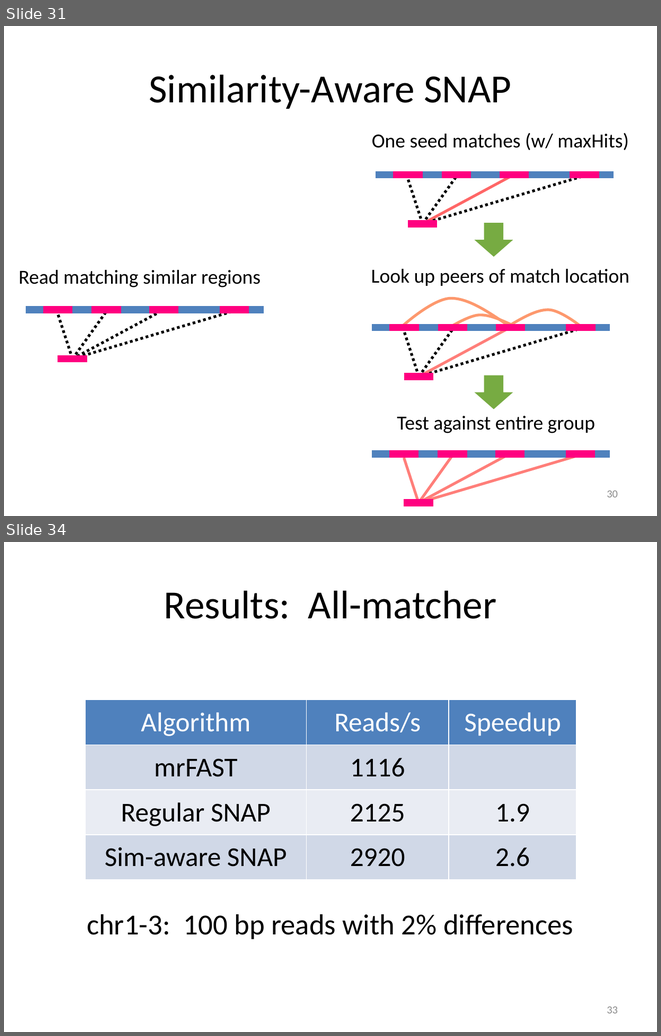
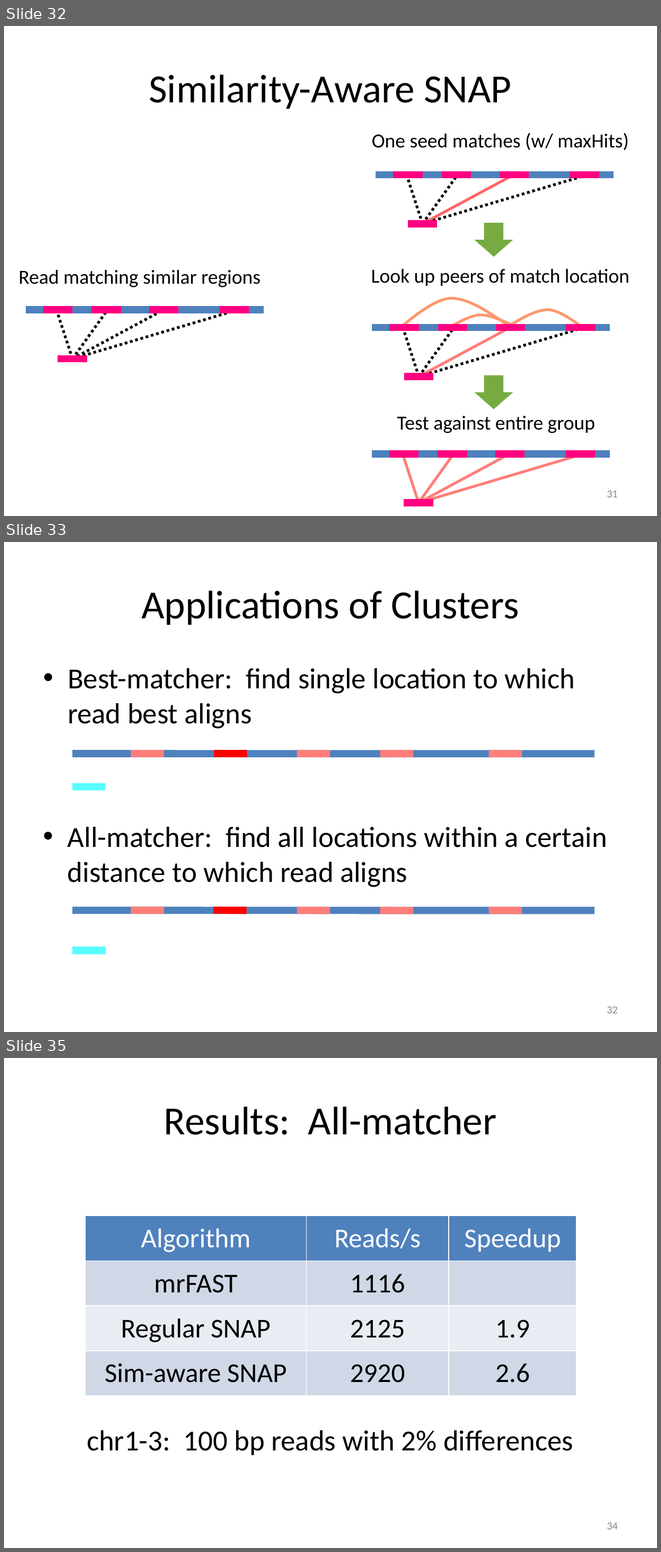
Before and after one commit to kristalcurtis/quals, a slide deck: slides/11.26.12 Quals (v2a).pptx. Shown one above the other, each under a label of ours: slides 31 and 34 before the commit, slides 32, 33 and 35 after it; the slides between them are not shown. The pictures are 661x1036 and 661x1552 pixels, drawn with LibreOffice and Linux fonts; fonts in the diff are those of the drawing. Boxes give left, top, right and bottom in pixels: in the first picture for what was removed or moved away, otherwise in the second. Text is boxed around its words. In the diff, an @@ line names an element or a change of style, - is before the commit and + after.

```diff
--- a/slides/11.26.12 Quals (v2a).pptx
+++ b/slides/11.26.12 Quals (v2a).pptx
@@ slide 33 added at (4, 542, 657, 1032), background #FFFFFF @@
@@ title added at (141, 590, 519, 625), 44 pt, text #000000 @@
+Applications of Clusters
@@ text added at (68, 668, 575, 729), 32 pt, text #000000 @@
+• Best-matcher: find single location to which read best aligns
@@ line added from (72, 753) to (594, 753), #4F81BD 8 pt @@
@@ group added at (131, 753, 522, 753): 5 lines @@
@@ line added from (72, 786) to (106, 787), #57FDFF 8 pt @@
@@ text added at (68, 827, 607, 887), 32 pt, text #000000 @@
+• All-matcher: find all locations within a certain distance to which read aligns
@@ line added from (72, 910) to (594, 910), #4F81BD 8 pt @@
@@ group added at (131, 910, 522, 910): 5 lines @@
@@ line added from (72, 950) to (106, 951), #57FDFF 8 pt @@
@@ line added from (72, 950) to (106, 950), #57FDFF 8 pt @@
@@ page number added at (607, 1006, 618, 1013), 12 pt, text #8C8C8C @@
+32
@@ what was slide 31 is now slide 32 @@
@@ page number at (607, 490, 618, 497): text changed @@
-30
+31
@@ what was slide 34 is now slide 35 @@
@@ page number at (607, 1522, 618, 1529): text changed @@
-33
+34
```
Also in this commit, not shown: 9 slides changed, 5 other slides added.
